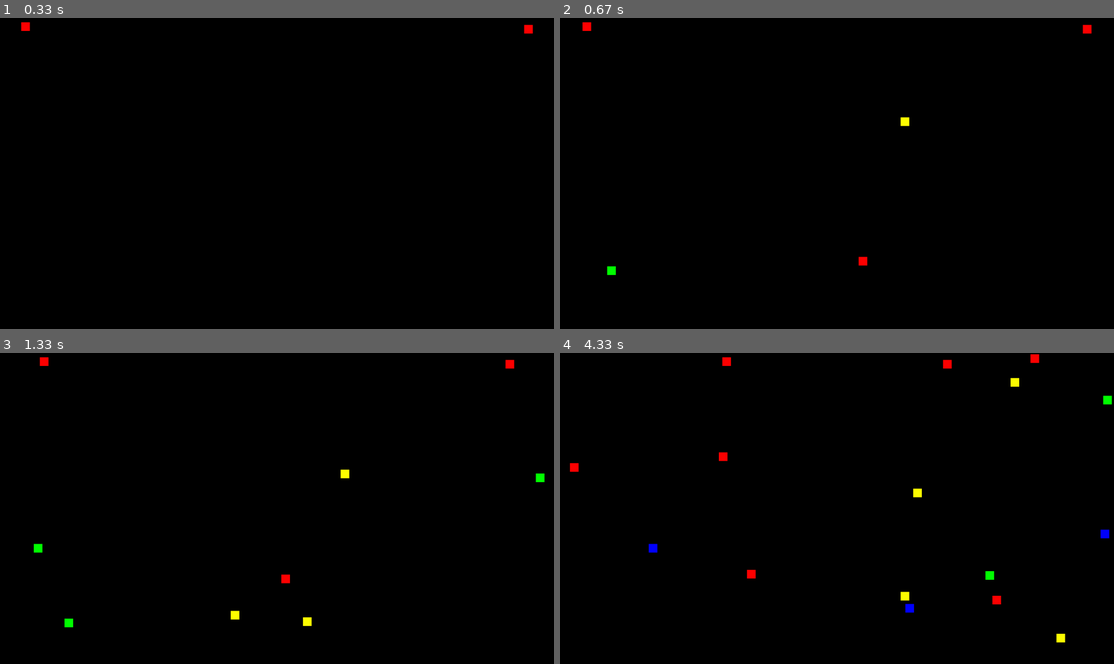
Above: before the commit, frames 1-4 (two rows, left to right).
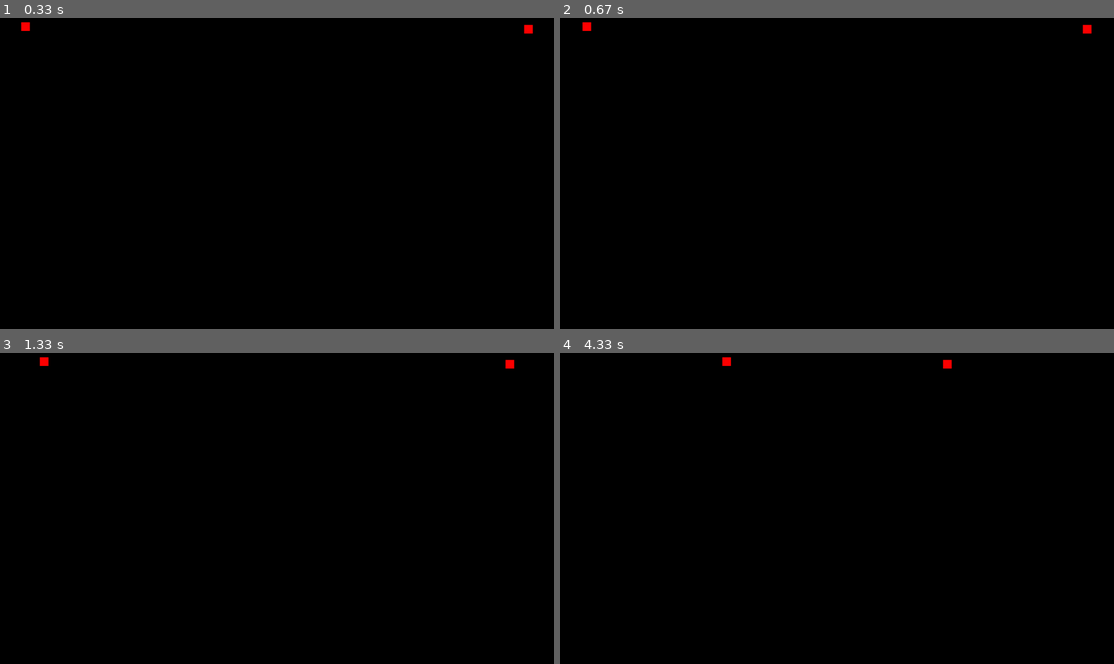
Above: after the commit, the same moments.

Repository: Domroon/pygame-experiments
Game: pygame game, started from myExperiments/experiments.py
Same seed, same stepped clock (60 frames per second), same inputs: the game is played once before the commit and once after it.
Inputs:
- Up to frame 1 (0.33 s): no input
- Up to frame 2 (0.67 s): hold Space from 0.33 s (still down); hold Down from 0.33 s (still down)
- Up to frame 3 (1.33 s): release Space at 0.8 s; release Down at 0.8 s; tap Space at 0.83 s; hold Down from 1.2 s (still down)
- Up to frame 4 (4.33 s): release Down at 1.67 s; hold Down 1.7-2.07 s; tap Space at 1.77, 2.17, 2.5, 2.9, 3.23, 3.63, 3.97 s; hold Down 2.1-2.4 s; hold Down 2.43-2.8 s; hold Down 2.83-3.13 s; hold Down 3.17-3.53 s; hold Down 3.57-3.87 s; hold Down 3.9-4.27 s; hold Down from 4.3 s (still down)

Frame 1 is identical in both runs. In frame 2, 0.1% of the frame differs, in the area x 8-64%, y 31-83%; in frame 3, 0.3%; in frame 4, 0.7%, in the area x 1-100%, y 0-94%.

Commit message:
this fixes #5

Diff:
--- a/myExperiments/experiments.py
+++ b/myExperiments/experiments.py
@@ -152,6 +152,8 @@
         if keys[pygame.K_SPACE]:
             generate_rectangle(leftScreenBorder, rightScreenBorder, topScreenBorder, bottomScreenBorder, rectangles,
                                 color_list, rectWidth, rectHeight)
+        if keys[pygame.K_DOWN]:
+            rectangles.clear()
 
         for rectangle in rectangles:
 
